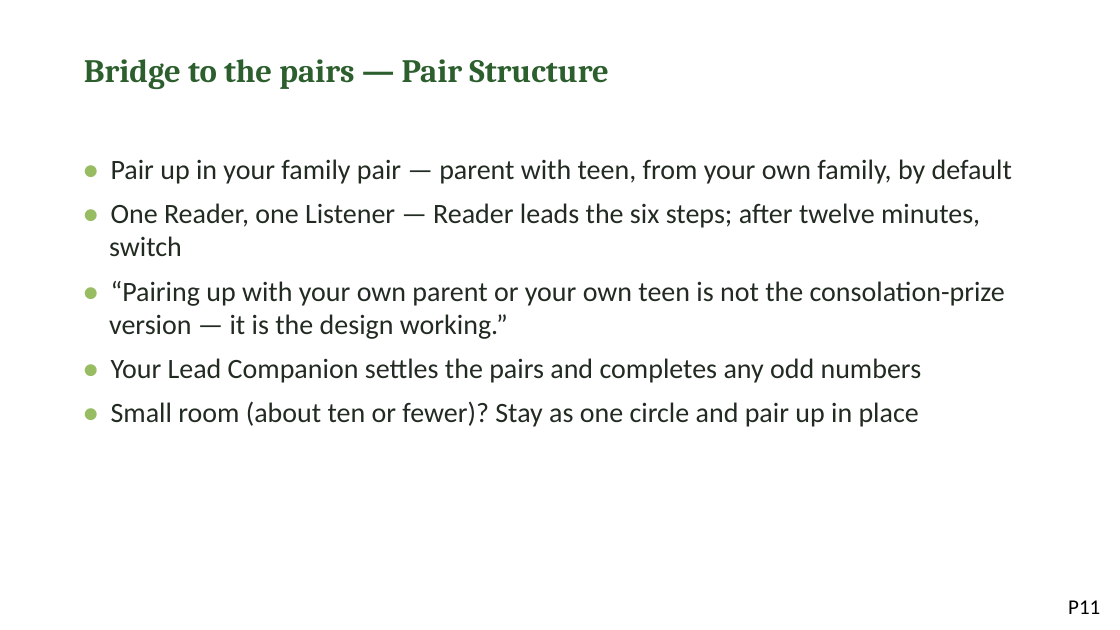
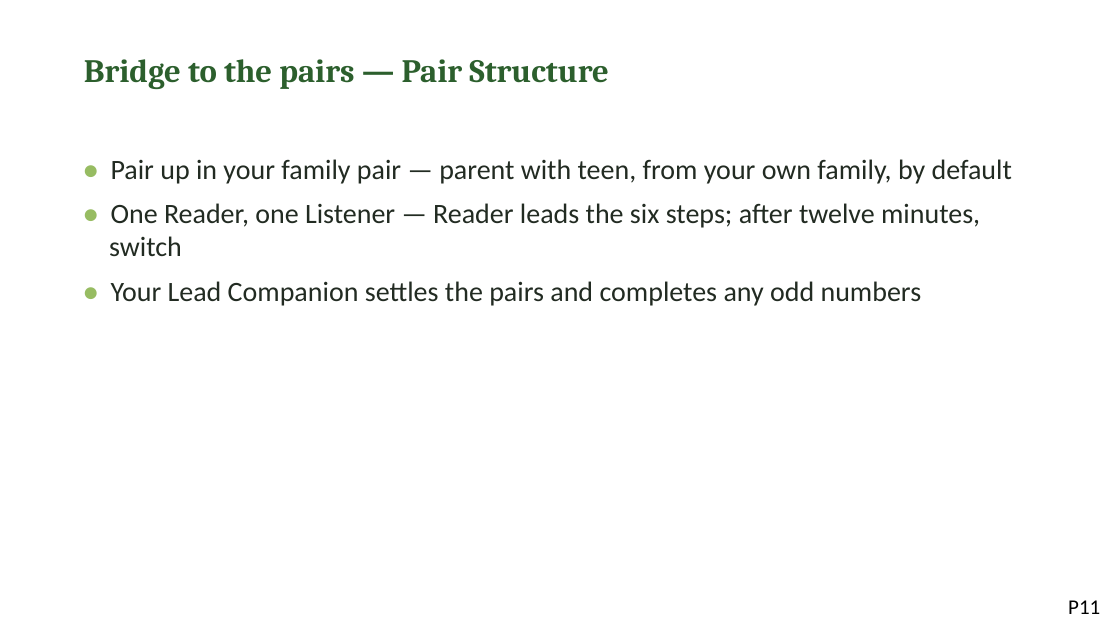
Before and after one commit to jgtittle-ministries/fellowship-of-the-heart-pilot-at-cca-dev, a slide deck: slide 11 of _implementation-notes/evening-series/FotH Evening Session 7-8 Combined Slides DRAFT v1.pptx. Drawn at 1120x630 pixels with LibreOffice and Linux fonts; fonts in the diff are those of the drawing. Boxes give left, top, right and bottom in pixels: in the first picture for what was removed or moved away, otherwise in the second. Text is boxed around its words. In the diff, an @@ line names an element or a change of style, - is before the commit and + after.

```diff
--- a/_implementation-notes/evening-series/FotH Evening Session 7-8 Combined Slides DRAFT v1.pptx
+++ b/_implementation-notes/evening-series/FotH Evening Session 7-8 Combined Slides DRAFT v1.pptx
@@ text at (x1=109, y1=281, x2=1005, y2=339): paragraph removed @@
-• “Pairing up with your own parent or your own teen is not the consolation-prize version — it is the design working.”
@@ text at (x1=111, y1=401, x2=919, y2=427): paragraph removed @@
-• Small room (about ten or fewer)? Stay as one circle and pair up in place
```
Also in this commit, not shown: 2 other slides changed, 10 other files.
